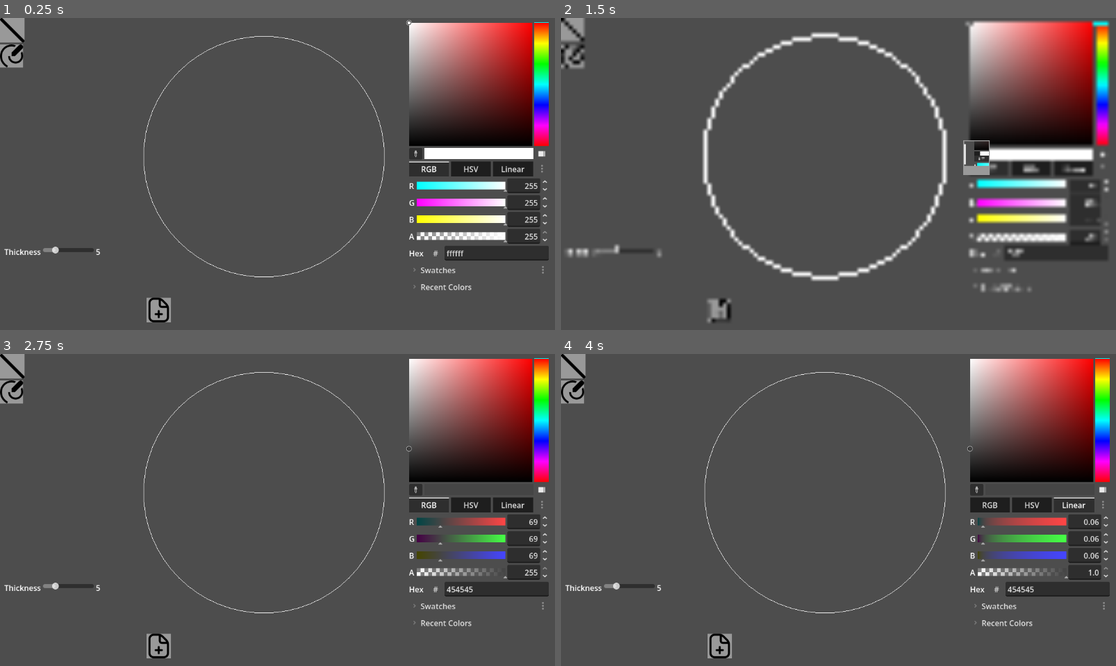
Above: before the commit, frames 1-4 (two rows, left to right).
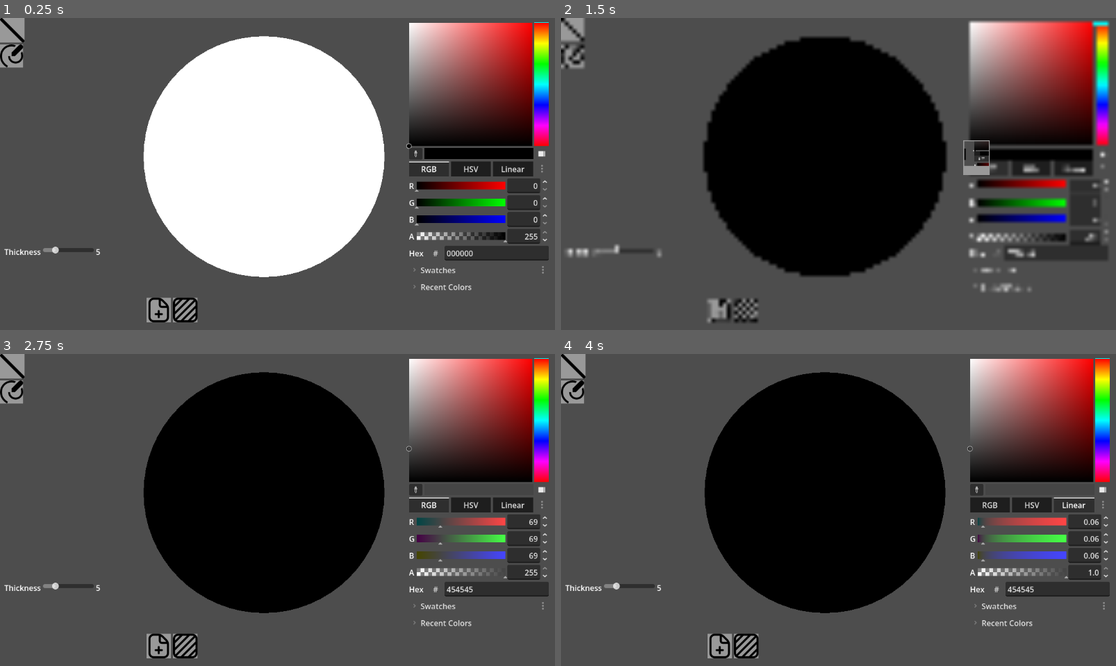
Above: after the commit, the same moments.

Repository: abalidoth/hyper-scribble
Game: Godot game, scene res://main_screen.tscn
Same seed, same stepped clock (60 frames per second), same inputs: the game is played once before the commit and once after it.
Inputs (mouse positions are in pixels of both pictures, inside the frame that each line leads up to):
- Up to frame 1 (0.25 s): no input
- Up to frame 2 (1.5 s): click (744, 311) at 0.52 s; click (977, 155) at 1.25 s
- Up to frame 3 (2.75 s): click "RGB" at 2 s
- Up to frame 4 (4 s): click "HSV" at 2.75 s; click "Linear" at 3.5 s

The runs differ from the first frame. In frame 1, 29% of the frame differs, in the area x 25-99%, y 0-98%; in frame 2, 31%; in frame 3, 27%; in frame 4, 27%.

Commit message:
Added background color button

Diff:
--- /dev/null
+++ b/Assets/background.svg
@@ -0,0 +1,2 @@
+<?xml version="1.0" encoding="UTF-8"?>
+<svg xmlns="http://www.w3.org/2000/svg" id="Layer_1" data-name="Layer 1" viewBox="0 0 24 24" width="512" height="512"><path d="M19,0H5C2.24,0,0,2.24,0,5v14c0,2.76,2.24,5,5,5h14c2.76,0,5-2.24,5-5V5c0-2.76-2.24-5-5-5Zm3,14.59l-7.41,7.41h-4.17l11.59-11.59v4.17Zm-1.71-12.29L2.29,20.29c-.19-.39-.29-.83-.29-1.29v-2.59L16.41,2h2.59c.46,0,.9,.11,1.29,.29ZM2,9.41L9.41,2h4.17L2,13.59v-4.17ZM5,2h1.59L2,6.59v-1.59c0-1.65,1.35-3,3-3Zm-1.29,19.71L21.71,3.71c.19,.39,.29,.83,.29,1.29v2.59L7.59,22h-2.59c-.46,0-.9-.11-1.29-.29Zm15.29,.29h-1.59l4.59-4.59v1.59c0,1.65-1.35,3-3,3Z"/></svg>
--- a/geometry_manager.gd
+++ b/geometry_manager.gd
@@ -270,12 +270,14 @@
 		var vec_points: Array[Vector2] = []
 		for z in complex_points:
 			vec_points.append(z.to_vec2() * manager.screen_radius)
-
-		return [PolylineDrawing.new(
-			vec_points,
-			thickness,
-			color
-		)]
+		if len(vec_points) < 2:
+			return []
+		else:
+			return [PolylineDrawing.new(
+				vec_points,
+				thickness,
+				color
+			)]
 
 func add_hom_to_true(z:MathUtils.hom_complex) -> int:
 	true_pool_n_r.append(z.num.real)
--- a/main_screen.gd
+++ b/main_screen.gd
@@ -4,6 +4,7 @@
 var panning = false
 var drawing = false
 var freehand_oob = false
+var background_color : Color = Color.WHITE
 
 signal begin_pan(pan_center:Vector2)
 signal pan_move(move_loc: Vector2)
@@ -25,7 +26,7 @@
 	queue_redraw()
 
 func _draw() -> void:
-	draw_circle($CircleCenter.position,radius,Color.WHITE, false)
+	draw_circle($CircleCenter.position,radius,background_color, true)
 
 func _input(event: InputEvent) -> void:
 	var valid:bool = false
@@ -126,3 +127,8 @@
 	add_child(dialog)
 	dialog.popup_centered() # center on screen
 	dialog.show()
+
+
+func _on_background_button_pressed() -> void:
+	background_color = %ColorPicker.color
+	queue_redraw()
--- a/main_screen.tscn
+++ b/main_screen.tscn
@@ -5,6 +5,7 @@
 [ext_resource type="PackedScene" uid="uid://vmtni5lwh5x7" path="res://tool_bar.tscn" id="3_7a4el"]
 [ext_resource type="Theme" uid="uid://c81xmkp0npp1l" path="res://tool_theme.tres" id="4_4sclt"]
 [ext_resource type="Texture2D" uid="uid://0cnao7lug2fb" path="res://Assets/add-document.svg" id="5_ywh4s"]
+[ext_resource type="Texture2D" uid="uid://bbw2w262h70g7" path="res://Assets/background.svg" id="6_ywh4s"]
 
 [node name="MainScreen" type="Node2D" unique_id=543593682]
 script = ExtResource("1_tjn2e")
@@ -24,6 +25,7 @@
 offset_top = 6.0
 offset_right = 1143.0
 offset_bottom = 613.0
+color = Color(0, 0, 0, 1)
 edit_intensity = false
 
 [node name="ToolBar" parent="." unique_id=1949241864 instance=ExtResource("3_7a4el")]
@@ -65,7 +67,13 @@
 
 [node name="ClearButton" type="Button" parent="BottomBar" unique_id=1190013845]
 layout_mode = 2
+tooltip_text = "Clear Drawing"
 icon = ExtResource("5_ywh4s")
+
+[node name="BackgroundButton" type="Button" parent="BottomBar" unique_id=403355581]
+layout_mode = 2
+tooltip_text = "Change Background to Current Color"
+icon = ExtResource("6_ywh4s")
 
 [connection signal="begin_pan" from="." to="GeometryManager" method="_on_main_screen_begin_pan"]
 [connection signal="cancel_pan" from="." to="GeometryManager" method="_on_main_screen_cancel_pan"]
@@ -76,3 +84,4 @@
 [connection signal="tool_selected" from="ToolBar" to="." method="_on_tool_bar_tool_selected"]
 [connection signal="value_changed" from="VBoxContainer/ThicknessBox/ThicknessSlider" to="." method="_on_thickness_slider_value_changed"]
 [connection signal="pressed" from="BottomBar/ClearButton" to="." method="_on_clear_button_pressed"]
+[connection signal="pressed" from="BottomBar/BackgroundButton" to="." method="_on_background_button_pressed"]
Not shown, added: Assets/background.svg.import
